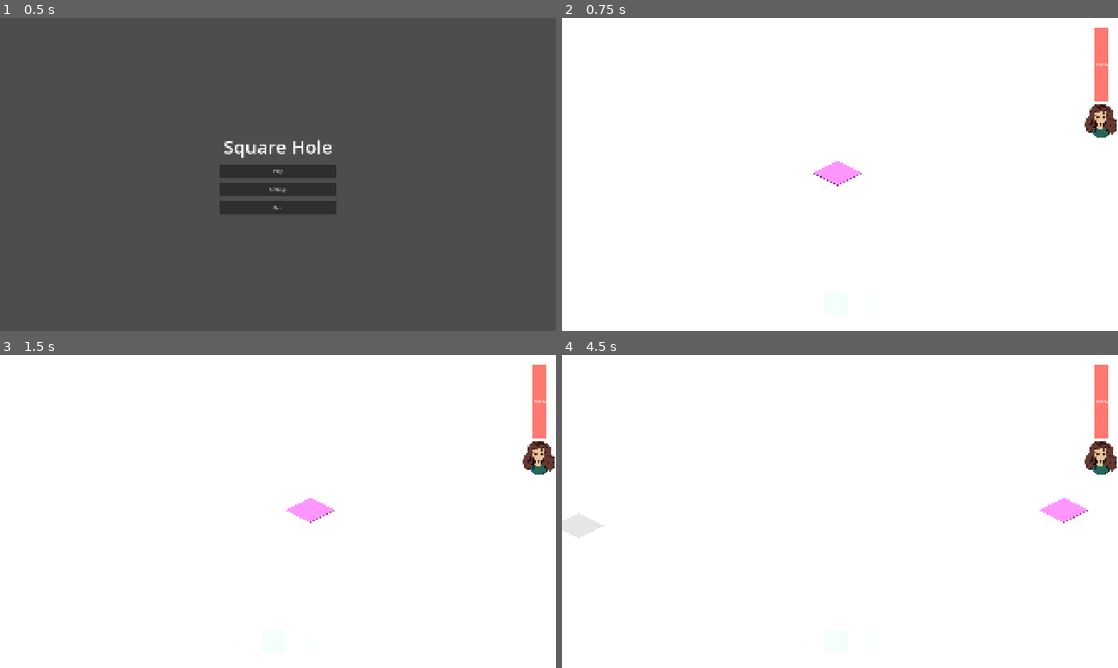
Above: before the commit, frames 1-4 (two rows, left to right).
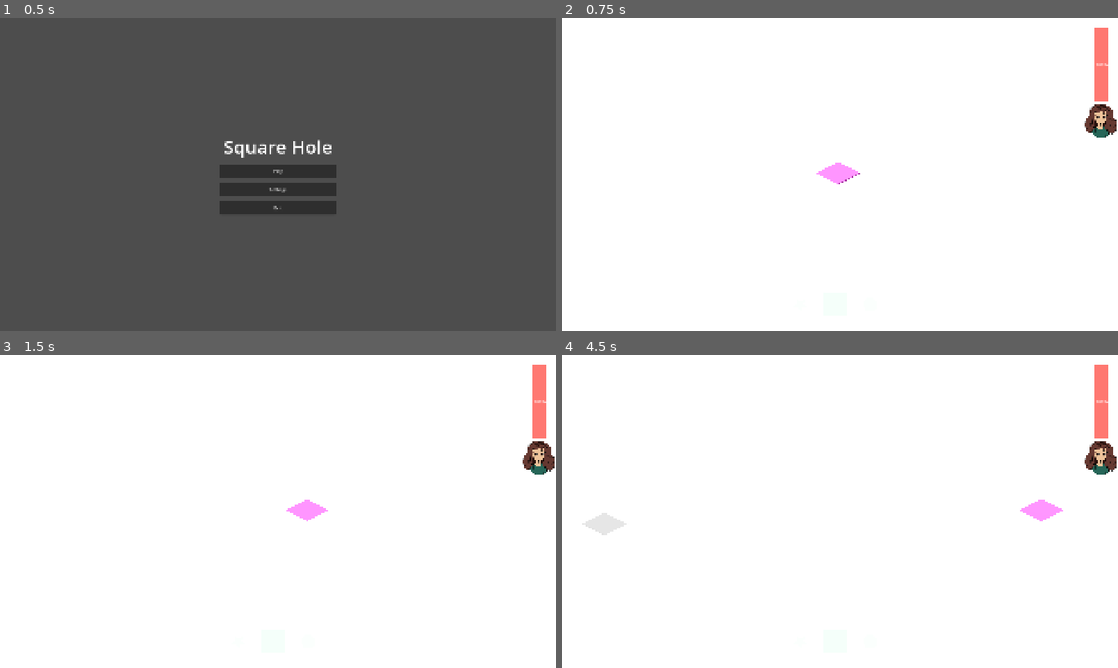
Above: after the commit, the same moments.

Repository: Kazuren/SquareHole
Game: Godot game, scene res://MainMenu.tscn
Two runs of this game, one before a commit and one after it. Both use one fixed random seed, a clock stepped at 60 frames per second and the inputs below.
Inputs:
- Up to frame 1 (0.5 s): no input
- Up to frame 2 (0.75 s): click "Play" at 0.5 s
- Up to frame 3 (1.5 s): tap Enter at 1.25 s; hold D (move_right) from 1.28 s (still down); hold Shift (run) from 1.28 s (still down)
- Up to frame 4 (4.5 s): release D (move_right) at 2.03 s; release Shift (run) at 2.03 s; hold S (move_down) 2.03-2.78 s; tap R (rotate) at 2.1, 4.35 s; tap Shift (run) at 2.3, 3.6 s; hold D (move_right) 2.78-3.53 s; hold Shift (run) 2.78-3.53 s; hold W (move_up) 3.53-4.28 s; hold A (move_left) from 4.28 s (still down); hold Shift (run) from 4.28 s (still down)

Frame 1 is identical in both runs. In frame 2, less than 0.1% of the frame differs, in the area x 45-54%, y 45-54%; in frame 3, less than 0.1%; in frame 4, 1.0%, in the area x 0-95%, y 45-59%.

Commit message:
sound stuff + camera zoom out + heartbeat vignette pulse

Diff:
--- a/Main.tscn
+++ b/Main.tscn
@@ -86,6 +86,7 @@
 shader_parameter/vignette_max = 0.9
 shader_parameter/vignette_inner = 0.15
 shader_parameter/vignette_outer = 0.7
+shader_parameter/vignette_pulse = 0.0
 
 [sub_resource type="StyleBoxFlat" id="StyleBoxFlat_popup"]
 bg_color = Color(0.1, 0.1, 0.13, 0.95)
@@ -126,7 +127,7 @@
 projection = 1
 current = true
 fov = 35.0
-size = 9.0
+size = 10.0
 near = 0.02
 far = 100.0
 
--- a/main.gd
+++ b/main.gd
@@ -4,6 +4,7 @@
 @onready var heartbeat_player := AudioStreamPlayer.new()
 @onready var heartbeat_timer := Timer.new()
 @onready var sfx_player := AudioStreamPlayer.new()
+@onready var flatline_player := AudioStreamPlayer.new()
 @onready var _camera: Camera3D = $CameraPivot/Camera3D
 
 @export var intersection_material: BaseMaterial3D
@@ -72,6 +73,11 @@
 @export var sanity_flash_duration: float = 0.25
 var _sanity_bar_tween: Tween
 
+# Vignette pulse synced to each heartbeat, brief extra darkening, independent of sanity.
+@export_range(0.0, 1.0, 0.01) var vignette_pulse_max: float = 0.15
+@export var vignette_pulse_duration: float = 0.18
+var _vignette_pulse_tween: Tween
+
 var enemies: Array[ShapeEntity] = []
 var enemy_previews: Dictionary = {} # ShapeEntity -> CSGPolygon3D
 var SPAWN_HEIGHT: float = 15.0
@@ -193,9 +199,16 @@
 	heartbeat_player.stream = _make_heartbeat()
 	add_child(heartbeat_timer)
 	heartbeat_timer.timeout.connect(func() -> void: heartbeat_player.play())
+	heartbeat_timer.timeout.connect(_pulse_vignette)
 
 	sfx_player.bus = "SFX"
 	add_child(sfx_player)
+
+	# Flatline must keep playing when the tree is paused (game over pauses the tree).
+	flatline_player.bus = "SFX"
+	flatline_player.process_mode = Node.PROCESS_MODE_ALWAYS
+	add_child(flatline_player)
+	flatline_player.stream = _make_flatline()
 
 	good_sfx_bag = Bag.new(rng)
 	good_sfx_bag.add(GOOD_SFX_1)
@@ -298,6 +311,17 @@
 	_sanity_bar_tween.tween_property(bar, "modulate", Color.WHITE, sanity_flash_duration)
 
 
+func _pulse_vignette() -> void:
+	if vignette_pulse_max <= 0.0 or vignette_pulse_duration <= 0.0:
+		return
+	if _vignette_pulse_tween and _vignette_pulse_tween.is_running():
+		_vignette_pulse_tween.kill()
+	var mat := signal_distortion_rect.material as ShaderMaterial
+	mat.set_shader_parameter("vignette_pulse", vignette_pulse_max)
+	_vignette_pulse_tween = create_tween()
+	_vignette_pulse_tween.tween_property(mat, "shader_parameter/vignette_pulse", 0.0, vignette_pulse_duration)
+
+
 func check_end_conditions() -> void:
 	if game_ended:
 		return
@@ -305,6 +329,10 @@
 		game_ended = true
 		get_tree().paused = true
 		end_screens.show_game_over(get_elapsed_seconds())
+		# Kill the heartbeat, start the flatline.
+		heartbeat_timer.stop()
+		heartbeat_player.stop()
+		flatline_player.play()
 		return
 	if not endless_mode and get_elapsed_seconds() >= game_duration:
 		game_ended = true
@@ -668,3 +696,30 @@
 	stream.stereo = false
 	stream.loop_mode = AudioStreamWAV.LOOP_DISABLED
 	return stream
+
+
+func _make_flatline() -> AudioStreamWAV:
+	# Sustained warm tone: 750 Hz fundamental + softer octave below for body.
+	# 4704 samples @44.1 kHz fits 80 cycles of 750 Hz and 40 cycles of 375 Hz,
+	# so both the fundamental and the octave-below harmonic loop seamlessly.
+	var sample_rate := 44100
+	var freq := 750.0
+	var total_samples := 4704
+	var data := PackedByteArray()
+	data.resize(total_samples * 2)
+
+	for i in total_samples:
+		var t := float(i) / sample_rate
+		# Fundamental + octave-below harmonic = warmer, less piercing than a bare sine.
+		var sample := (sin(TAU * freq * t) * 0.7 + sin(TAU * (freq * 0.5) * t) * 0.3) * 0.18
+		var v := int(clamp(sample, -1.0, 1.0) * 32767)
+		data.encode_s16(i * 2, v)
+
+	var stream := AudioStreamWAV.new()
+	stream.data = data
+	stream.format = AudioStreamWAV.FORMAT_16_BITS
+	stream.mix_rate = sample_rate
+	stream.stereo = false
+	stream.loop_mode = AudioStreamWAV.LOOP_FORWARD
+	stream.loop_end = total_samples
+	return stream
--- a/signal_distortion.gdshader
+++ b/signal_distortion.gdshader
@@ -15,6 +15,7 @@
 uniform float vignette_max : hint_range(0.0, 1.0) = 0.6;
 uniform float vignette_inner : hint_range(0.0, 1.0) = 0.3;
 uniform float vignette_outer : hint_range(0.0, 1.5) = 0.9;
+uniform float vignette_pulse : hint_range(0.0, 1.0) = 0.0;
 
 uniform sampler2D screen_tex : hint_screen_texture, repeat_disable, filter_nearest;
 
@@ -52,10 +53,11 @@
 	float n = hash(uv * 500.0 + TIME);
 	col = mix(col, vec3(n), noise_max * intensity * 0.6);
 
-	// Vignette — darkens the edges, scales with intensity
+	// Vignette — darkens the edges. Both base and pulse scale with sanity loss
+	// (intensity), so at full sanity the screen stays clean with no pulse flicker.
 	float dist = distance(SCREEN_UV, vec2(0.5));
 	float vignette = smoothstep(vignette_inner, vignette_outer, dist);
-	col *= 1.0 - vignette * vignette_max * intensity;
+	col *= 1.0 - vignette * (vignette_max + vignette_pulse) * intensity;
 
 	COLOR = vec4(col, 1.0);
 }
